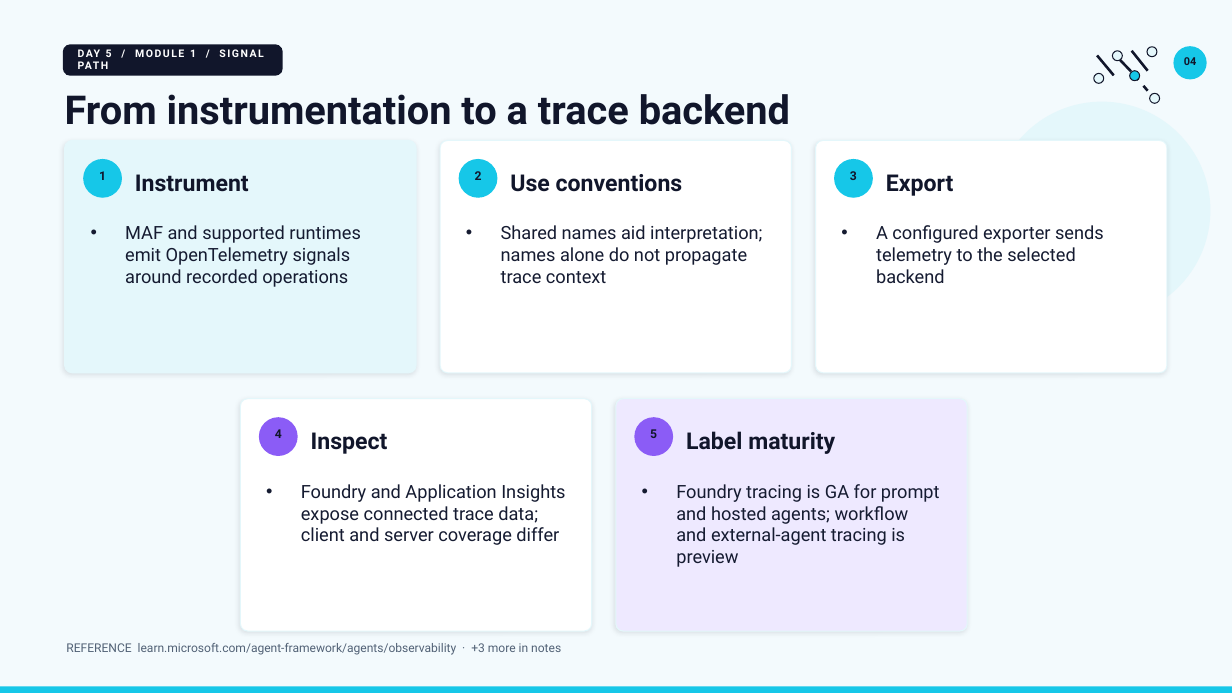
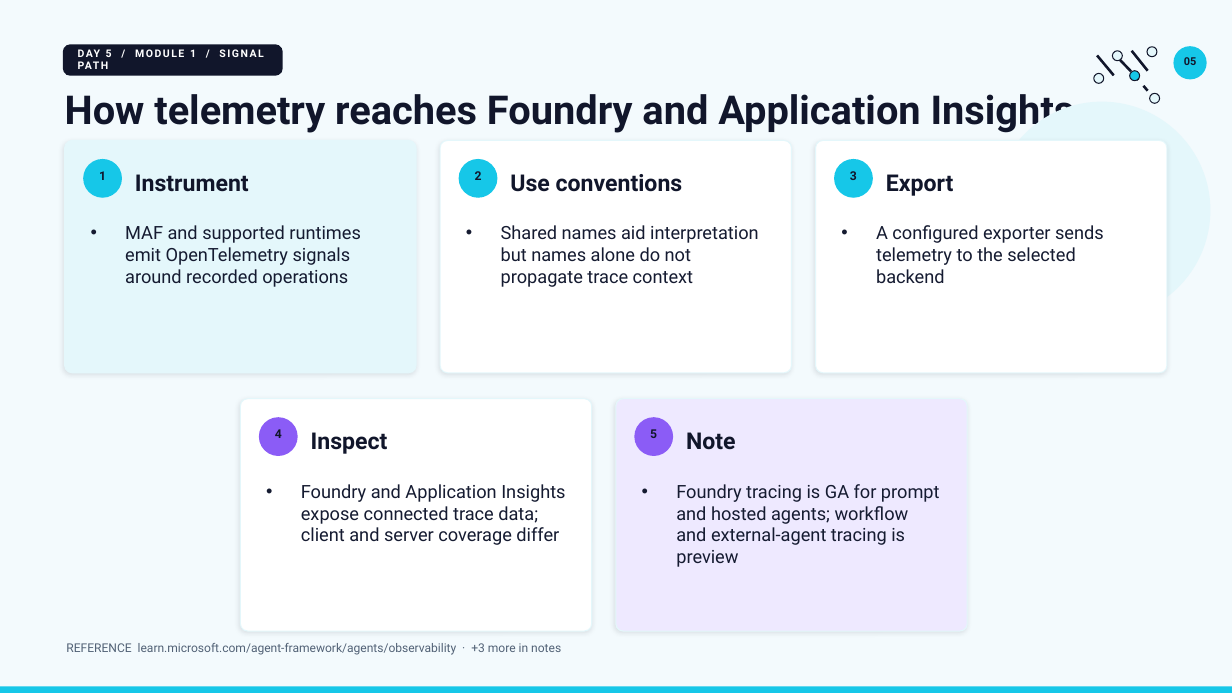
Before and after one commit to JimPiquant/Building-AI-Apps-and-Agents, a slide deck: slide 5 of decks/day5/module-1-observability-tracing.pptx (slide 4 before the commit). Drawn at 1232x693 pixels with LibreOffice and Linux fonts; fonts in the diff are those of the drawing. Boxes give left, top, right and bottom in pixels: in the first picture for what was removed or moved away, otherwise in the second. Text is boxed around its words. In the diff, an @@ line names an element or a change of style, - is before the commit and + after.

```diff
--- a/decks/day5/module-1-observability-tracing.pptx
+++ b/decks/day5/module-1-observability-tracing.pptx
@@ text at [1184,57,1197,65]: text changed @@
-04
+05
@@ text at [65,94,1075,133]: text changed @@
-From instrumentation to a trace backend
+How telemetry reaches Foundry and Application Insights
@@ text at [501,225,759,287]: text changed @@
-• Shared names aid interpretation; names alone do not propagate trace context
+• Shared names aid interpretation but names alone do not propagate trace context
@@ text at [686,432,736,450]: text changed @@
-Label maturity
+Note
```
Also in this commit, not shown: 8 other slides changed, 2 slides added, 9 other files.
